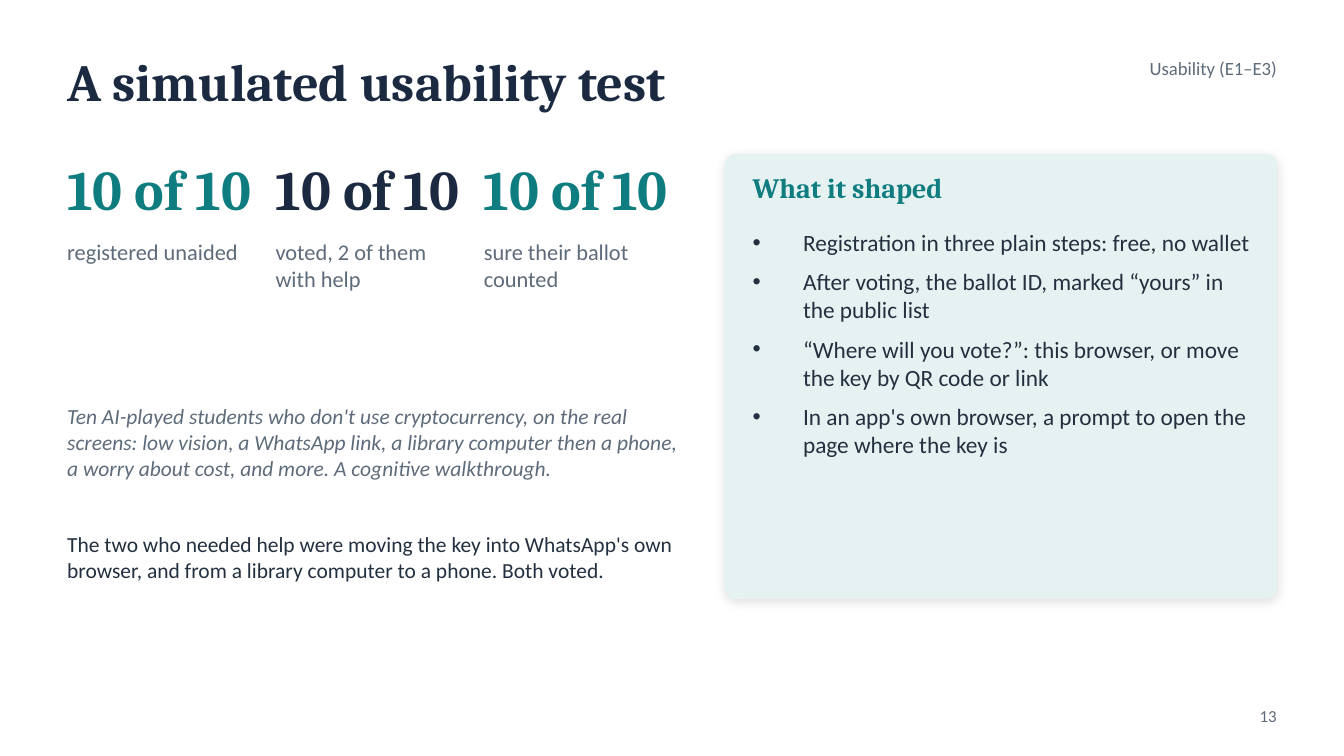
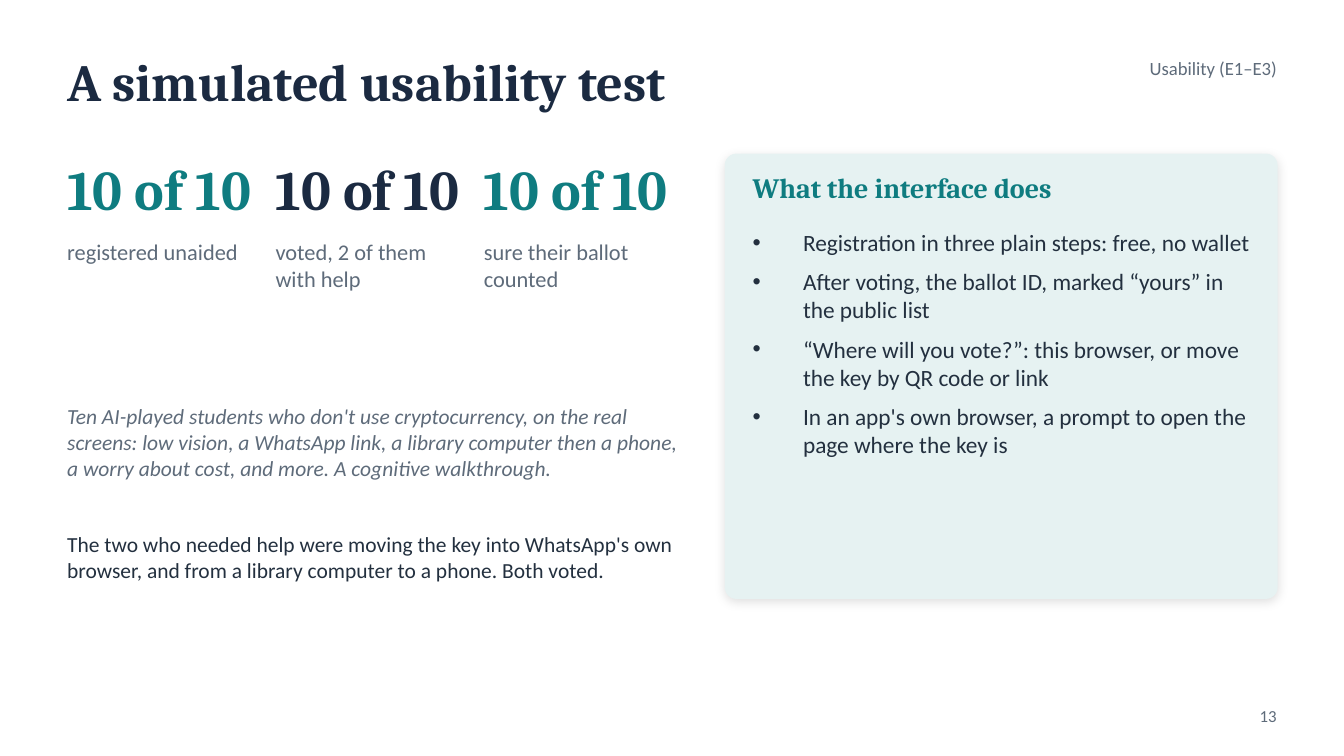
Before and after one commit to Chaitanya-Keyal/decentralized-voting-system, a slide deck: slide 13 of reports/eval2-slides.pptx. Drawn at 1344x756 pixels with LibreOffice and Linux fonts; fonts in the diff are those of the drawing. Boxes give left, top, right and bottom in pixels: in the first picture for what was removed or moved away, otherwise in the second. Text is boxed around its words. In the diff, an @@ line names an element or a change of style, - is before the commit and + after.

```diff
--- a/reports/eval2-slides.pptx
+++ b/reports/eval2-slides.pptx
@@ text at [753, 178, 1052, 199]: text changed @@
-What it shaped
+What the interface does
```
Also in this commit, not shown: 5 other slides changed, 24 other files.
